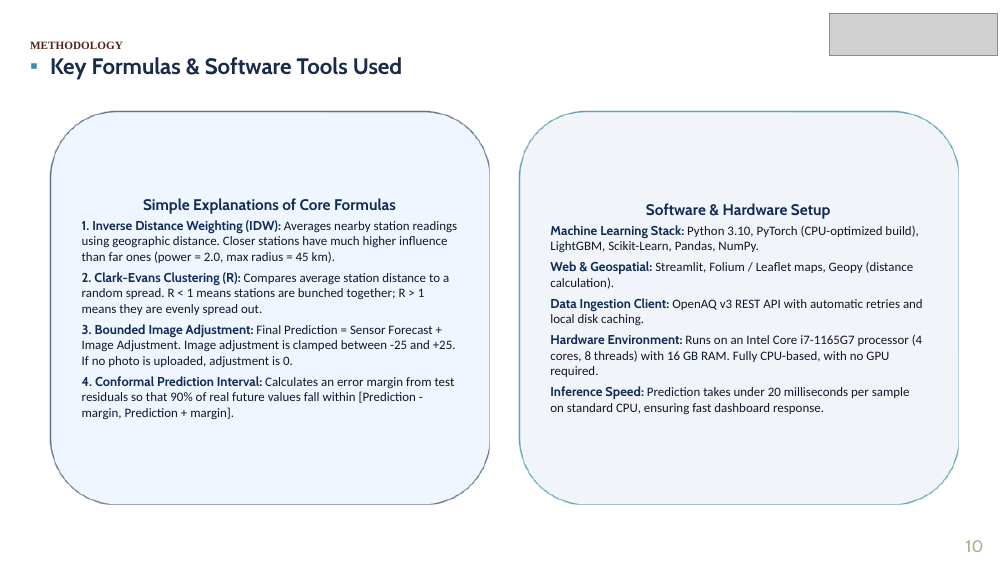
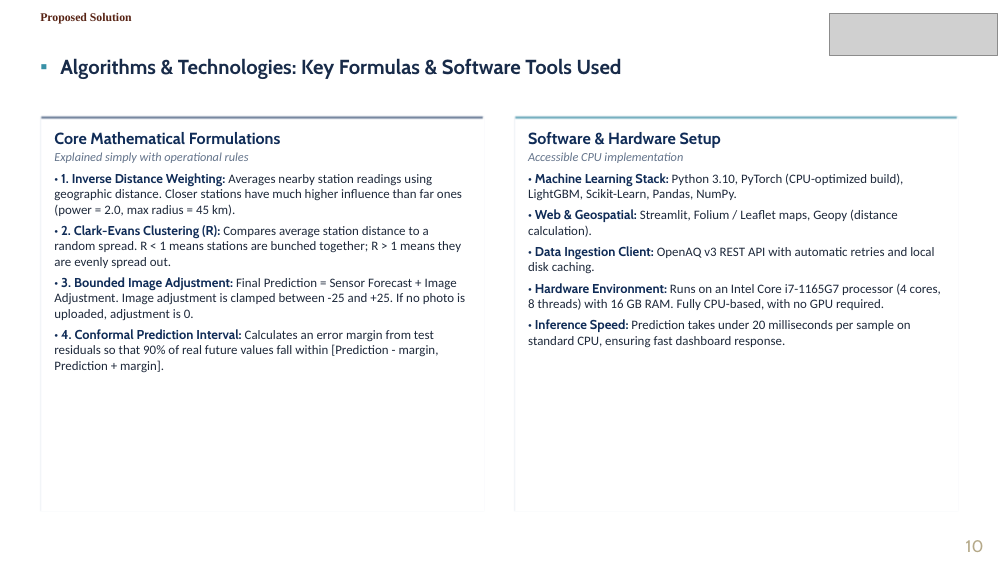
Before and after one commit to Rushyasree/Multimodal_airquality_prediction, a slide deck: slide 10 of docs/VayuDrishti_Final_Review_Simple_Language.pptx. Drawn at 1008x567 pixels with LibreOffice and Linux fonts; fonts in the diff are those of the drawing; grey boxes stand for pictures; background and template pictures are left out. Boxes give left, top, right and bottom in pixels: in the first picture for what was removed or moved away, otherwise in the second. Text is boxed around its words. In the diff, an @@ line names an element or a change of style, - is before the commit and + after.

Commit message:
Refactor presentation layout to executive university standard: eliminate amateur shapes, refine typography, align cards, and verify all 16 slides

```diff
--- a/docs/VayuDrishti_Final_Review_Simple_Language.pptx
+++ b/docs/VayuDrishti_Final_Review_Simple_Language.pptx
@@ text at (x1=40, y1=13, x2=132, y2=24): text changed; size 8 to 8.4 pt @@
-METHODOLOGY
+Proposed Solution
@@ text "Proposed Solution" at (x1=40, y1=13, x2=132, y2=24): vertical alignment middle to top @@
@@ text at (x1=60, y1=58, x2=622, y2=79): text changed; size 16 to 14.5 pt @@
-▪ Key Formulas & Software Tools Used
+▪ Algorithms & Technologies: Key Formulas & Software Tools Used
@@ rectangle "Core Mathematical Formulations" resized from (x1=50, y1=111, x2=489, y2=504) to (x1=40, y1=116, x2=484, y2=511) @@
@@ rectangle "Core Mathematical Formulations" at (x1=40, y1=116, x2=484, y2=511): vertical alignment middle to top; rounded rectangle to rectangle; fill #EFF6FF to #FFFFFF; outline #102C57 1 pt to #E2E8F0 1 pt @@
@@ rectangle added at (x1=40, y1=116, x2=484, y2=120), fill #102C57 @@
@@ rectangle "Software & Hardware Setup" resized from (x1=519, y1=111, x2=958, y2=504) to (x1=514, y1=116, x2=958, y2=511) @@
@@ rectangle "Software & Hardware Setup" at (x1=514, y1=116, x2=958, y2=511): vertical alignment middle to top; rounded rectangle to rectangle; fill #F1F5F9 to #FFFFFF; outline #0E7490 1 pt to #E2E8F0 1 pt @@
@@ rectangle added at (x1=514, y1=116, x2=958, y2=120), fill #0E7490 @@
@@ text in rectangle at (x1=54, y1=132, x2=465, y2=372): text changed; text colour #0F172A to #1E293B @@
-Simple Explanations of Core Formulas
-1. Inverse Distance Weighting (IDW): Averages nearby station readings using geographic distance. Closer stations have much higher influence than far ones (power = 2.0, max radius = 45 km).
-2. Clark-Evans Clustering (R): Compares average station distance to a random spread. R < 1 means stations are bunched together; R > 1 means they are evenly spread out.
-3. Bounded Image Adjustment: Final Prediction = Sensor Forecast + Image Adjustment. Image adjustment is clamped between -25 and +25. If no photo is uploaded, adjustment is 0.
-4. Conformal Prediction Interval: Calculates an error margin from test residuals so that 90% of real future values fall within [Prediction - margin, Prediction + margin].
+Core Mathematical Formulations
+Explained simply with operational rules
+• 1. Inverse Distance Weighting: Averages nearby station readings using geographic distance. Closer stations have much higher influence than far ones (power = 2.0, max radius = 45 km).
+• 2. Clark-Evans Clustering (R): Compares average station distance to a random spread. R < 1 means stations are bunched together; R > 1 means they are evenly spread out.
+• 3. Bounded Image Adjustment: Final Prediction = Sensor Forecast + Image Adjustment. Image adjustment is clamped between -25 and +25. If no photo is uploaded, adjustment is 0.
+• 4. Conformal Prediction Interval: Calculates an error margin from test residuals so that 90% of real future values fall within [Prediction - margin, Prediction + margin].
@@ text in rectangle at (x1=528, y1=132, x2=721, y2=148): size 11 to 11.5 pt in "Software & Hardware Setup"; alignment centre to left; less space between paragraphs @@
@@ text in rectangle at (x1=528, y1=152, x2=941, y2=348): text changed; text colour #0F172A to #1E293B @@
-Machine Learning Stack: Python 3.10, PyTorch (CPU-optimized build), LightGBM, Scikit-Learn, Pandas, NumPy.
-Web & Geospatial: Streamlit, Folium / Leaflet maps, Geopy (distance calculation).
-Data Ingestion Client: OpenAQ v3 REST API with automatic retries and local disk caching.
-Hardware Environment: Runs on an Intel Core i7-1165G7 processor (4 cores, 8 threads) with 16 GB RAM. Fully CPU-based, with no GPU required.
-Inference Speed: Prediction takes under 20 milliseconds per sample on standard CPU, ensuring fast dashboard response.
+Accessible CPU implementation
+• Machine Learning Stack: Python 3.10, PyTorch (CPU-optimized build), LightGBM, Scikit-Learn, Pandas, NumPy.
+• Web & Geospatial: Streamlit, Folium / Leaflet maps, Geopy (distance calculation).
+• Data Ingestion Client: OpenAQ v3 REST API with automatic retries and local disk caching.
+• Hardware Environment: Runs on an Intel Core i7-1165G7 processor (4 cores, 8 threads) with 16 GB RAM. Fully CPU-based, with no GPU required.
+• Inference Speed: Prediction takes under 20 milliseconds per sample on standard CPU, ensuring fast dashboard response.
```
Also in this commit, not shown: 15 other slides changed, 36 other files.
